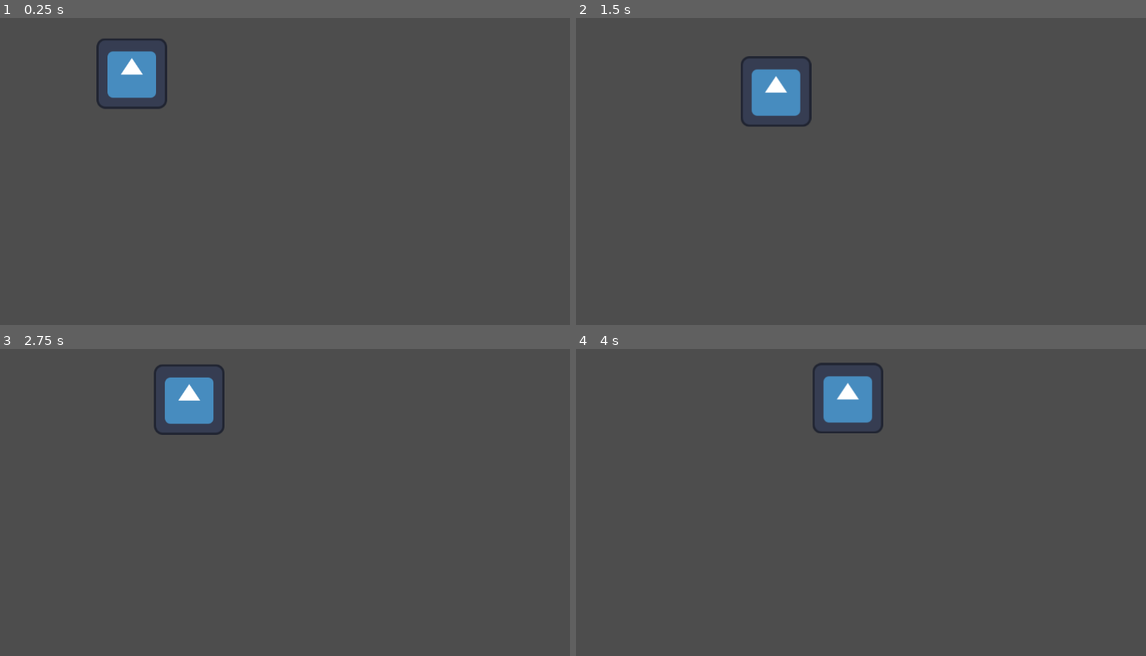
Above: before the commit, frames 1-4 (two rows, left to right).
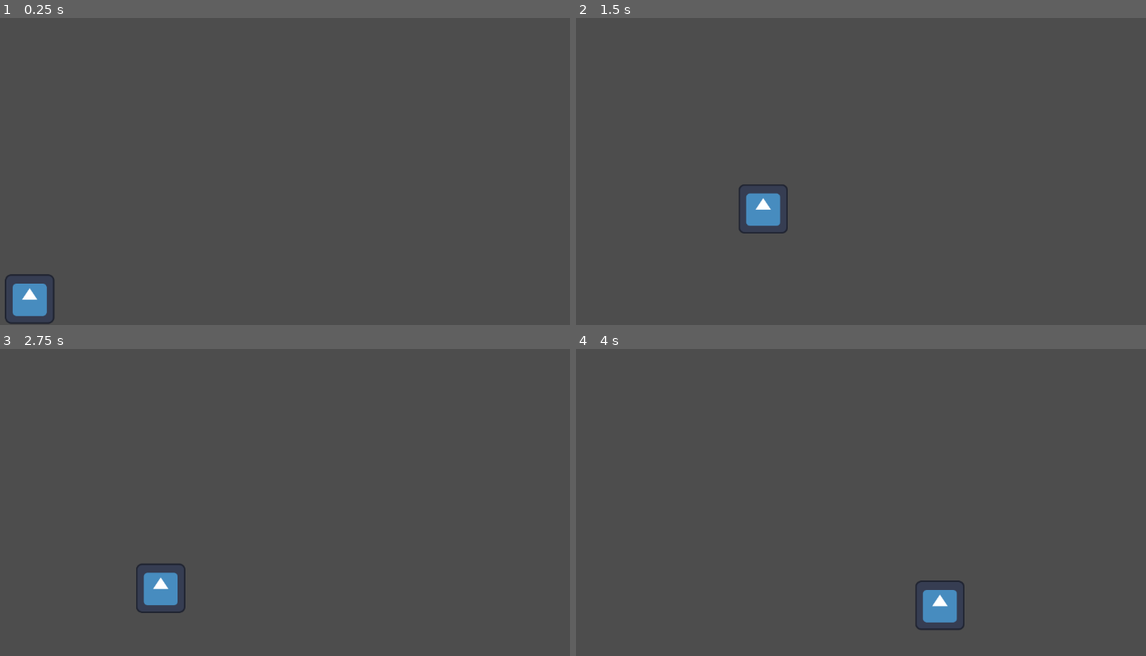
Above: after the commit, the same moments.

Repository: MatheoBrassart/The-Adventure-of-Beep-n-Boo-p
Game: Godot game, scene res://scenes/level_test.tscn
The game is run twice, just before and just after one commit, with the same random seed, the same clock (stepped at 60 frames per second) and the same inputs. The engine's default icon, where the game draws it, is replaced by a stand-in: a white triangle on a blue panel in a dark square.
Inputs:
- Up to frame 1 (0.25 s): no input
- Up to frame 2 (1.5 s): hold D (move_right) from 0.53 s (still down); tap Shift (switch_character, bound only after the commit) at 0.6 s; tap Space (jump) at 0.77, 0.8, 1.07, 1.35 s
- Up to frame 3 (2.75 s): tap Space (jump) at 1.52, 1.82, 2.3 s; tap Shift (switch_character, bound only after the commit) at 1.55, 2.1 s; release D (move_right) at 2.03 s; hold A (move_left) from 2.03 s (still down)
- Up to frame 4 (4 s): release A (move_left) at 2.78 s; hold D (move_right) from 2.78 s (still down); tap Shift (switch_character, bound only after the commit) at 2.85 s; tap Space (jump) at 3.02, 3.32, 3.6, 3.77 s

The runs differ from the first frame. In frame 1, 2.5% of the frame differs, in the area x 0-30%, y 6-100%; in frame 2, 2.6%, in the area x 28-42%, y 12-71%; in frame 3, 2.5%; in frame 4, 2.6%.

Commit message:
Player movements and character switching setup

Diff:
--- a/the-adventure-of-beep-n'-boop/project.godot
+++ b/the-adventure-of-beep-n'-boop/project.godot
@@ -12,8 +12,12 @@
 
 config/name="The Adventure of Beep n' Boop"
 run/main_scene="uid://ehcj0v1qs0ab"
-config/features=PackedStringArray("4.4", "Mobile")
+config/features=PackedStringArray("4.5", "Mobile")
 config/icon="res://icon.svg"
+
+[autoload]
+
+GameInformations="*res://scenes/game_informations.tscn"
 
 [input]
 
@@ -32,6 +36,11 @@
 "events": [Object(InputEventKey,"resource_local_to_scene":false,"resource_name":"","device":-1,"window_id":0,"alt_press …(192 unchanged characters)…
 ]
 }
+switch_character={
+"deadzone": 0.2,
+"events": [Object(InputEventKey,"resource_local_to_scene":false,"resource_name":"","device":-1,"window_id":0,"alt_pressed":false,"shift_pressed":false,"ctrl_pressed":false,"meta_pressed":false,"pressed":false,"keycode":0,"physical_keycode":4194325,"key_label":0,"unicode":0,"location":0,"echo":false,"script":null)
+]
+}
 
 [rendering]
 
--- /dev/null
+++ b/the-adventure-of-beep-n'-boop/scenes/game_informations.tscn
@@ -0,0 +1,6 @@
+[gd_scene load_steps=2 format=3 uid="uid://cwb850nr13m6j"]
+
+[ext_resource type="Script" uid="uid://5vqapnbh8ex6" path="res://scripts/game_informations.gd" id="1_y7y5n"]
+
+[node name="Game Informations" type="Node2D"]
+script = ExtResource("1_y7y5n")
--- a/the-adventure-of-beep-n'-boop/scenes/level_test.tscn
+++ b/the-adventure-of-beep-n'-boop/scenes/level_test.tscn
@@ -8,9 +8,10 @@
 [node name="LevelTest" type="Node2D"]
 
 [node name="Player" parent="." instance=ExtResource("1_e73ws")]
-position = Vector2(282, 169)
+position = Vector2(97, 564)
 
 [node name="StaticBody2D" type="StaticBody2D" parent="."]
+position = Vector2(0, 366)
 
 [node name="CollisionShape2D" type="CollisionShape2D" parent="StaticBody2D"]
 shape = SubResource("WorldBoundaryShape2D_e73ws")
--- a/the-adventure-of-beep-n'-boop/scenes/player.tscn
+++ b/the-adventure-of-beep-n'-boop/scenes/player.tscn
@@ -4,7 +4,7 @@
 [ext_resource type="Texture2D" uid="uid://desbr1erhdkrq" path="res://icon.svg" id="2_g2els"]
 
 [sub_resource type="CircleShape2D" id="CircleShape2D_fjrip"]
-radius = 6.0
+radius = 4.404543
 
 [node name="Player" type="CharacterBody2D"]
 z_index = 5
@@ -13,6 +13,7 @@
 
 [node name="Sprite2D" type="Sprite2D" parent="."]
 position = Vector2(5.96046e-08, -6)
+scale = Vector2(0.7, 0.7)
 texture = ExtResource("2_g2els")
 
 [node name="CollisionShape2D" type="CollisionShape2D" parent="."]
--- /dev/null
+++ b/the-adventure-of-beep-n'-boop/scripts/game_informations.gd
@@ -0,0 +1,7 @@
+extends Node2D
+
+func _process(_delta: float) -> void:
+
+	if Input.is_action_just_pressed("switch_character"):
+
+		Player.switch_character()
--- a/the-adventure-of-beep-n'-boop/scripts/player.gd
+++ b/the-adventure-of-beep-n'-boop/scripts/player.gd
@@ -1,17 +1,31 @@
 extends CharacterBody2D
 
+class_name Player
 
-const SPEED = 130.0
-const JUMP_VELOCITY = -300.0
+const MAX_SPEED = 300.0
+var CURRENT_SPEED = 0
+var ACCELERATION = 40
+var DECCELERATION = 50
+var DECCELERATION_DIRECTION = 0
+
+const JUMP_VELOCITY = -750.0
+const GRAVITY_MULTIPLIER = 1.5
+
+# Variable that defines which character is currently active. 0 = Beep, 1 = Boop
+var CURRENT_CHARACTER = 0
 
 #@onready var animated_sprite: AnimatedSprite2D = $AnimatedSprite2D
 
 func _physics_process(delta: float) -> void:
-	# Add the gravity.
+
+	# Add the gravity and reduced decceleration
 	if not is_on_floor():
-		velocity += get_gravity() * delta
+		velocity += get_gravity() * GRAVITY_MULTIPLIER * delta
+		DECCELERATION = 20
+	else:
+		DECCELERATION = 50
 
-	# Handle jump.
+	# Handle jump
 	if Input.is_action_just_pressed("jump") and is_on_floor():
 		velocity.y = JUMP_VELOCITY
 
@@ -33,10 +47,30 @@
 	#else:
 	#	animated_sprite.play("jump")
 
-	#Apply movement
+	# Apply movement via acceleration
 	if direction:
-		velocity.x = direction * SPEED
+		if CURRENT_SPEED <= MAX_SPEED:
+			CURRENT_SPEED = CURRENT_SPEED + ACCELERATION
+		velocity.x = direction * CURRENT_SPEED
 	else:
-		velocity.x = move_toward(velocity.x, 0, SPEED)
+		velocity.x = move_toward(velocity.x, 0, MAX_SPEED)
+
+	# Slow down via decceleration
+	if Input.is_action_just_pressed("move_right"):
+		DECCELERATION_DIRECTION = 1
+
+	if Input.is_action_just_pressed("move_left"):
+		DECCELERATION_DIRECTION = -1
+
+	if direction == 0:
+		if not CURRENT_SPEED <= 0:
+			CURRENT_SPEED = CURRENT_SPEED - DECCELERATION
+			if CURRENT_SPEED <= 0:
+				CURRENT_SPEED = 0
+		velocity.x = DECCELERATION_DIRECTION * CURRENT_SPEED
 
 	move_and_slide()
+
+static func switch_character():
+
+	print ("yay")
Not shown, changed: the-adventure-of-beep-n'-boop/icon.svg.import
Not shown, added: the-adventure-of-beep-n'-boop/scripts/game_informations.gd.uid
